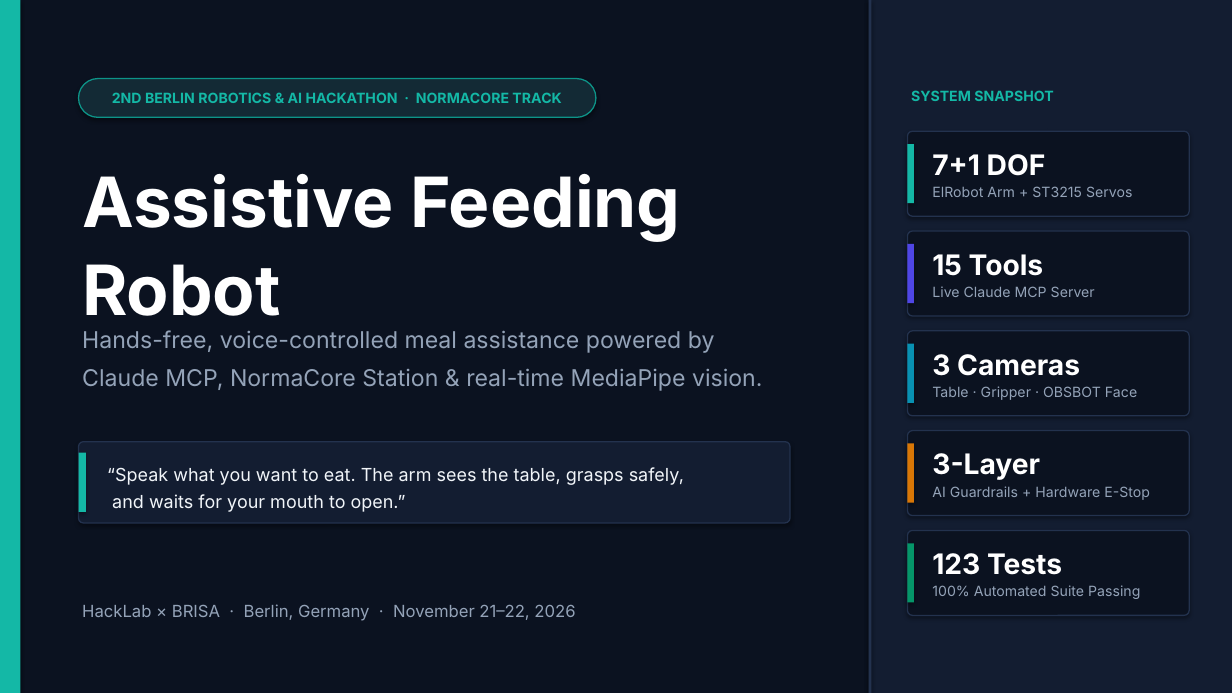
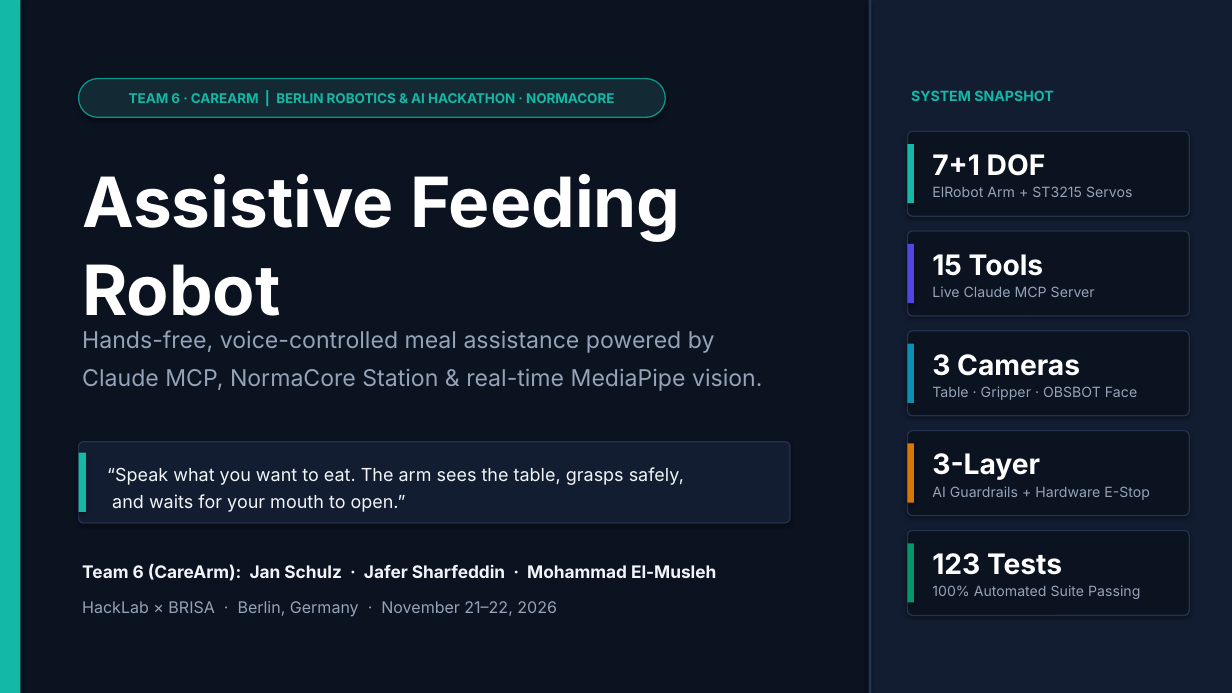
Before and after one commit to elmusleh/normacore-hackathon-2026, a slide deck: slide 1 of docs/Assistive_Feeding_Robot_Pitch.pptx. Drawn at 1232x693 pixels with LibreOffice and Linux fonts; fonts in the diff are those of the drawing. Boxes give left, top, right and bottom in pixels: in the first picture for what was removed or moved away, otherwise in the second. Text is boxed around its words. In the diff, an @@ line names an element or a change of style, - is before the commit and + after.

Commit message:
docs(pitch): sync README, FINDINGS, and pitch deck with Team 6 CareArm
- Refreshes README.md for judges with Team 6 (CareArm) Assistive Feeding Robot
  architecture, 3-camera MediaPipe vision, 15 MCP tools, 3-layer guardrails,
  123/123 test benchmarks, ./cli.sh reference, and Team 6 roster.
- Adds Team 6 (CareArm) and all 3 team member names to Slides 1 and 10 of
  scripts/generate_pitch_deck.py and regenerates docs/Assistive_Feeding_Robot_Pitch.pptx.
- Appends 6 verified 2026-11-22 hardware, camera, MAR calibration, gravity-settle,
  torque-readback, and test-suite findings to FINDINGS.md.

```diff
--- a/docs/Assistive_Feeding_Robot_Pitch.pptx
+++ b/docs/Assistive_Feeding_Robot_Pitch.pptx
@@ rounded rectangle "TEAM 6 · CAREARM | ...": place and size @@
-rounded rectangle "TEAM 6 · CAREARM | ..." at bbox=[79, 79, 596, 117]
+rounded rectangle "TEAM 6 · CAREARM | ..." at bbox=[79, 79, 665, 117]
@@ text in rounded rectangle at bbox=[129, 93, 614, 103]: text changed; size 11 to 10.5 pt @@
-2ND BERLIN ROBOTICS & AI HACKATHON · NORMACORE TRACK
+TEAM 6 · CAREARM | BERLIN ROBOTICS & AI HACKATHON · NORMACORE
@@ text added at bbox=[82, 564, 716, 581], 13.5 pt, text #F1F5F9, bold @@
+Team 6 (CareArm): Jan Schulz · Jafer Sharfeddin · Mohammad El-Musleh
@@ text "HackLab × BRISA · Berlin, ..." at bbox=[82, 601, 557, 617]: size 13 to 12.5 pt @@
```
Also in this commit, not shown: 1 other slide changed, 6 other files.
